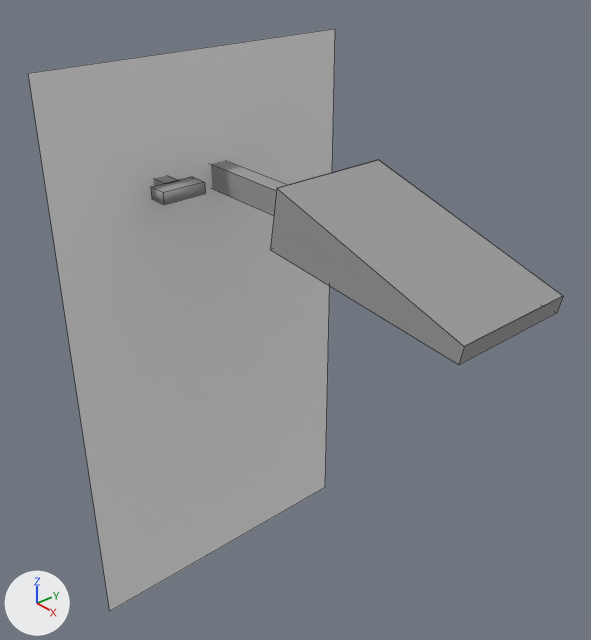
Two versions of the Blender file dev/blender/c172p-flaps.blend, one commit apart.
The view is the same before and after, from a 50 mm camera at (-0.2457, 0.0968, -0.1403) aimed at (-0.3394, 0.1769, -0.2069). Arrows for +X, +Y and +Z are at lower left; the lights stay in place. Mesh edges are drawn as thin lines.

Objects in the first picture: 'FlapPos', 'FlapSwitch', 'rect'.
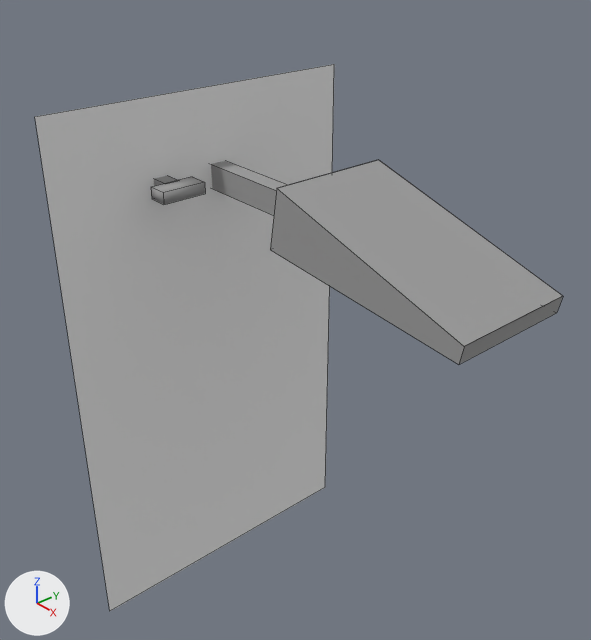
The newer file is also turned or shifted as a whole; pictures and numbers use the older file's frame.

Boxes [x1, y1, x2, y2] around the edits, measured in the pictures (591 x 640 px):
'rect', reshaped (6% shorter)
    before: [28, 29, 335, 611]
    after: [35, 64, 334, 611]

What the commit changed:
me_rect has 4 vertices, 1 face and spans x 0.0, y -0.0449..0.0141, z -0.054..0.0527.
me_rect is used by ob_rect; location (-0.36, 0.1899, -0.2174).
Part 1, on me_rect:
Vertex 2 of me_rect moves from (0.0, -0.0449, 0.0527) at pixel (28, 73) to (0.0, -0.0449, 0.0466) at pixel (34, 116).
Vertex 3 of me_rect moves from (0.0, 0.0141, 0.0527) at pixel (335, 28) to (0.0, 0.0141, 0.0464) at pixel (334, 64).
